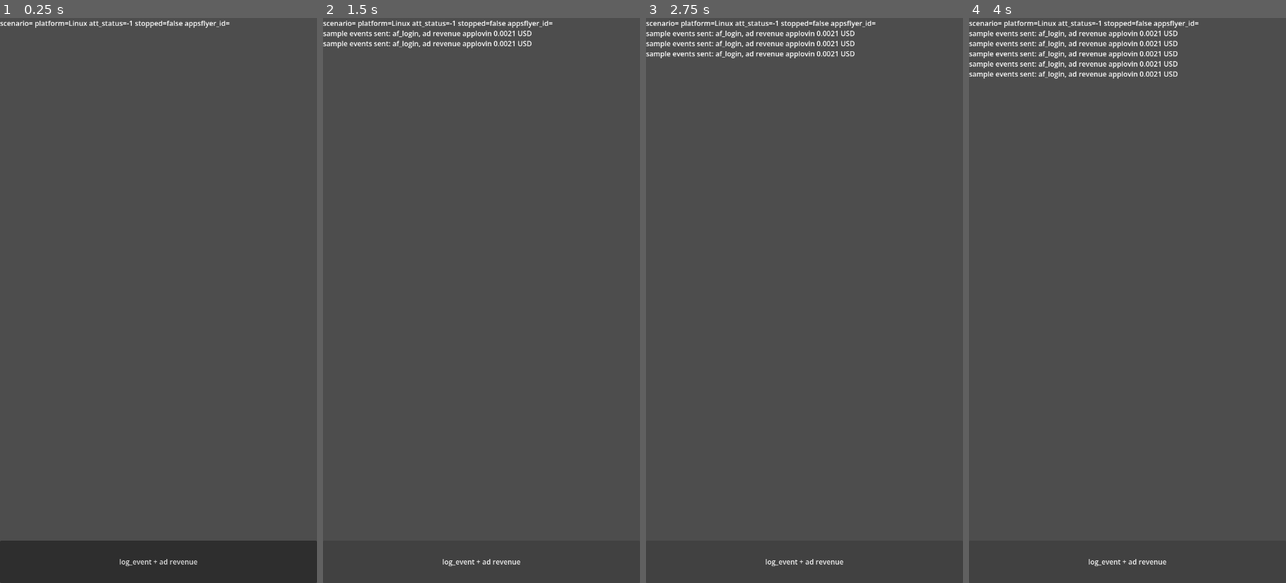
Above: before the commit, frames 1-4 (left to right).
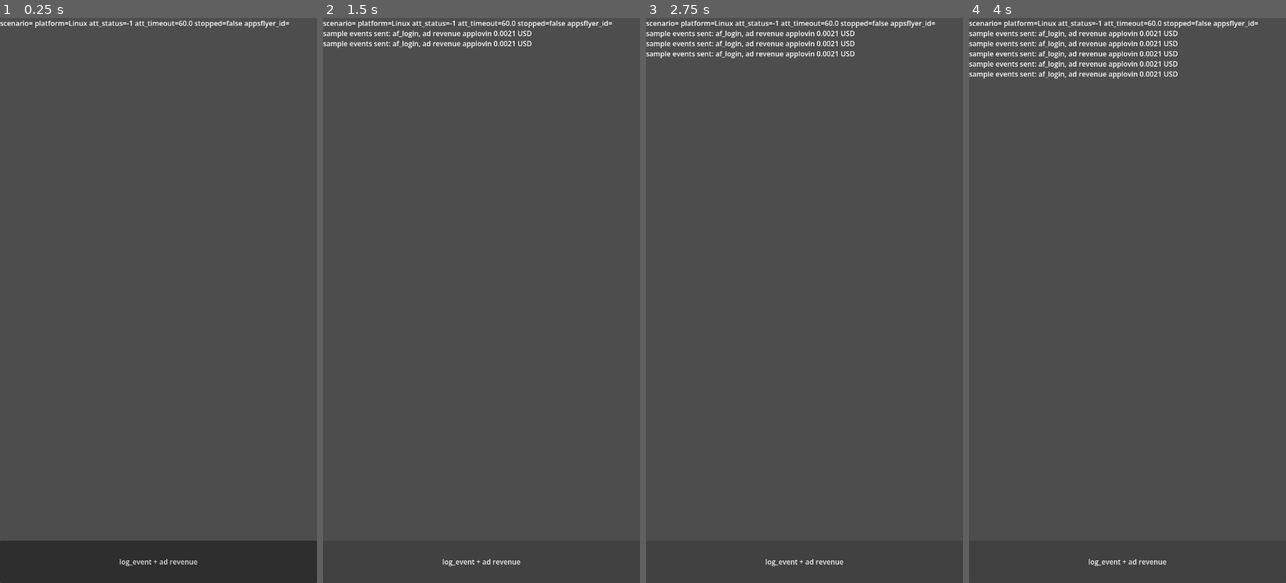
Above: after the commit, the same moments.

Repository: uGokalp/godot-appsflyer-plugin
Game: Godot game, scene res://main.tscn
Two runs of this game, one before a commit and one after it. Both use one fixed random seed, a clock stepped at 60 frames per second and the inputs below.
Inputs:
- Up to frame 1 (0.25 s): no input
- Up to frame 2 (1.5 s): click "log_event + ad revenue" at 0.5 s; click "log_event + ad revenue" at 1.25 s
- Up to frame 3 (2.75 s): click "log_event + ad revenue" at 2 s
- Up to frame 4 (4 s): tap Enter at 2.75 s; tap Space at 3.5 s

The runs differ from the first frame. In frame 1, 0.3% of the frame differs, in the area x 42-92%, y 0-2%; in frame 2, 0.3%; in frame 3, 0.3%; in frame 4, 0.3%.

Commit message:
Add guided device checks and record ATT and OneLink device results
device_test.sh guided walks through ATT deny, a 10 s ATT timeout, ATT
requested after start across a background/foreground cycle, and cold and
deferred OneLinks, notifying when to tap. iOS keeps an ATT answer across
reinstalls, so the ATT phases sign the demo under throwaway bundle ids.
The demo gains a late_att scenario and an APPSFLYER_DEMO_ATT_TIMEOUT
override. Log waits no longer hang on a SIGPIPE under pipefail.

Co-Authored-By: Claude Opus 5.5 <noreply@anthropic.com>

Diff:
--- a/platforms/godot_editor/main.gd
+++ b/platforms/godot_editor/main.gd
@@ -2,8 +2,11 @@
 
 const ATT_TIMEOUT_SEC := 60.0
 const SAMPLE_EVENTS_DELAY_SEC := 5.0
-## Set by platforms/ios/scripts/device_test.sh: "" (default) or "stopped".
+const LATE_ATT_DELAY_SEC := 5.0
+## Set by platforms/ios/scripts/device_test.sh: "" (default), "stopped", or "late_att" (start
+## first, then ask for tracking).
 const SCENARIO_ENV := "APPSFLYER_DEMO_SCENARIO"
+const ATT_TIMEOUT_ENV := "APPSFLYER_DEMO_ATT_TIMEOUT"
 
 @onready var _output: RichTextLabel = $Output
 
@@ -22,10 +25,16 @@
 	AppsFlyer.set_consent(true, true, true, true)
 	AppsFlyer.set_stopped(scenario == "stopped")
 	AppsFlyer.init()
-	AppsFlyer.request_tracking_authorization(ATT_TIMEOUT_SEC)
+	var att_timeout := float(OS.get_environment(ATT_TIMEOUT_ENV)) if OS.has_environment(ATT_TIMEOUT_ENV) else ATT_TIMEOUT_SEC
+	if scenario != "late_att":
+		AppsFlyer.request_tracking_authorization(att_timeout)
 	AppsFlyer.start()
-	_log("scenario=%s platform=%s att_status=%d stopped=%s appsflyer_id=%s" % [scenario, OS.get_name(), AppsFlyer.get_att_status(), AppsFlyer.is_stopped(), AppsFlyer.get_appsflyer_id()])
+	_log("scenario=%s platform=%s att_status=%d att_timeout=%s stopped=%s appsflyer_id=%s" % [scenario, OS.get_name(), AppsFlyer.get_att_status(), att_timeout, AppsFlyer.is_stopped(), AppsFlyer.get_appsflyer_id()])
 
+	if scenario == "late_att":
+		await get_tree().create_timer(LATE_ATT_DELAY_SEC).timeout
+		_log("att requested after start")
+		AppsFlyer.request_tracking_authorization(att_timeout)
 	if AppsFlyer.get_att_status() == 0:
 		await AppsFlyer.att_status_received
 	await get_tree().create_timer(SAMPLE_EVENTS_DELAY_SEC).timeout
Not shown, changed: README.md
Not shown, changed: docs/platform-notes.md
Not shown, changed: platforms/ios/scripts/device_test.sh
